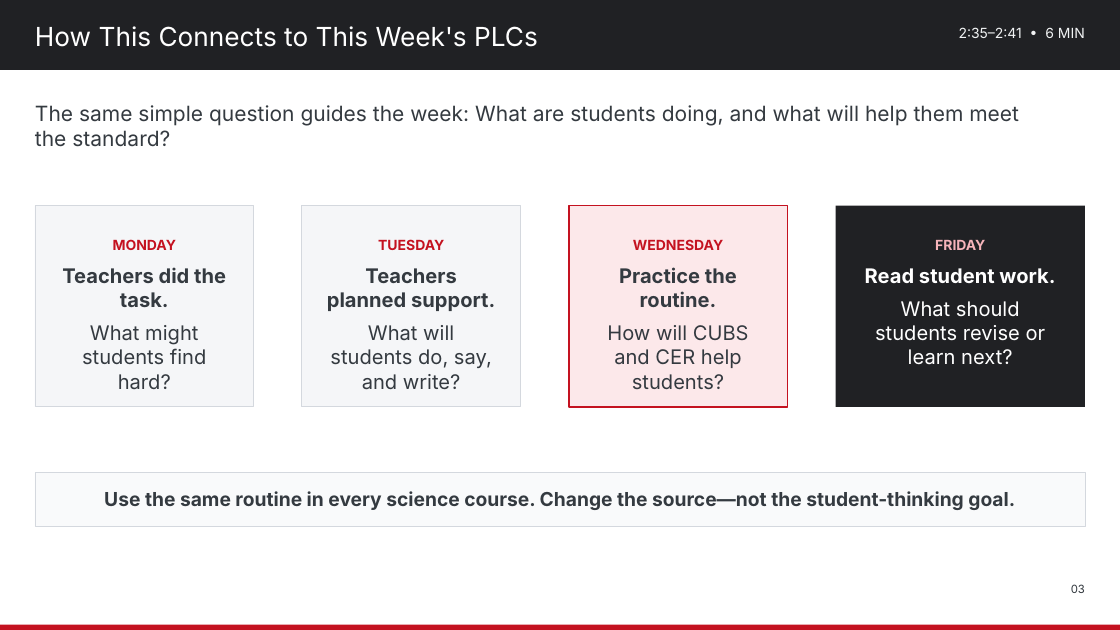
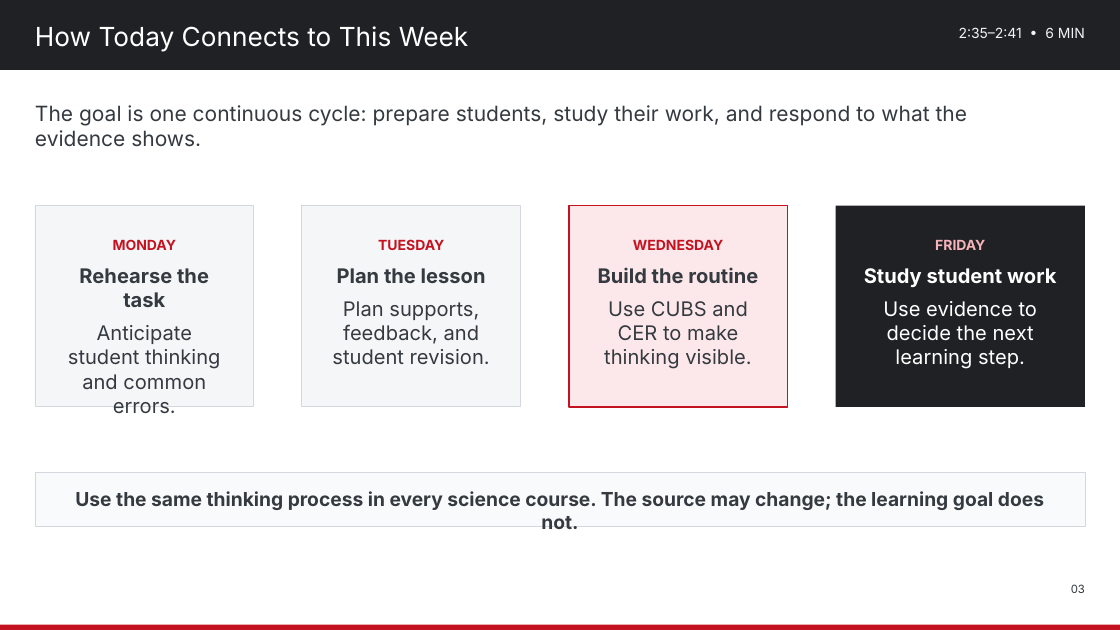
Before and after one commit to nbhs-science/nbhs-science, a slide deck: slide 3 of assets/plc/2026-10-28_Science_Department_PD_Strengthening_Science_Literacy.pptx. Drawn at 1120x630 pixels with LibreOffice and Linux fonts; fonts in the diff are those of the drawing. Boxes give left, top, right and bottom in pixels: in the first picture for what was removed or moved away, otherwise in the second. Text is boxed around its words. In the diff, an @@ line names an element or a change of style, - is before the commit and + after.

Commit message:
Refine Oct. 28 PD slides
Simplify all slides, add clearer teacher-facing wording, and retain the correct CER color key.

```diff
--- a/assets/plc/2026-10-28_Science_Department_PD_Strengthening_Science_Literacy.pptx
+++ b/assets/plc/2026-10-28_Science_Department_PD_Strengthening_Science_Literacy.pptx
@@ text at [35,26,468,52]: text changed @@
-How This Connects to This Week's PLCs
+How Today Connects to This Week
@@ text at [35,105,968,147]: text changed @@
-The same simple question guides the week: What are students doing, and what will help them meet the standard?
+The goal is one continuous cycle: prepare students, study their work, and respond to what the evidence shows.
@@ text at [68,268,220,413]: text changed @@
-Teachers did the task.
-What might students find hard?
+Rehearse the task
+Anticipate student thinking and common errors.
@@ text at [332,268,490,364]: text changed @@
-Teachers planned support.
-What will students do, say, and write?
+Plan the lesson
+Plan supports, feedback, and student revision.
@@ text at [598,267,758,369]: text changed @@
-Practice the routine.
-How will CUBS and CER help students?
+Build the routine
+Use CUBS and CER to make thinking visible.
@@ text at [864,268,1056,369]: text changed @@
-Read student work.
-What should students revise or learn next?
+Study student work
+Use evidence to decide the next learning step.
@@ text at [75,491,1044,510]: text changed @@
-Use the same routine in every science course. Change the source—not the student-thinking goal.
+Use the same thinking process in every science course. The source may change; the learning goal does not.
```
Also in this commit, not shown: 8 other slides changed.
